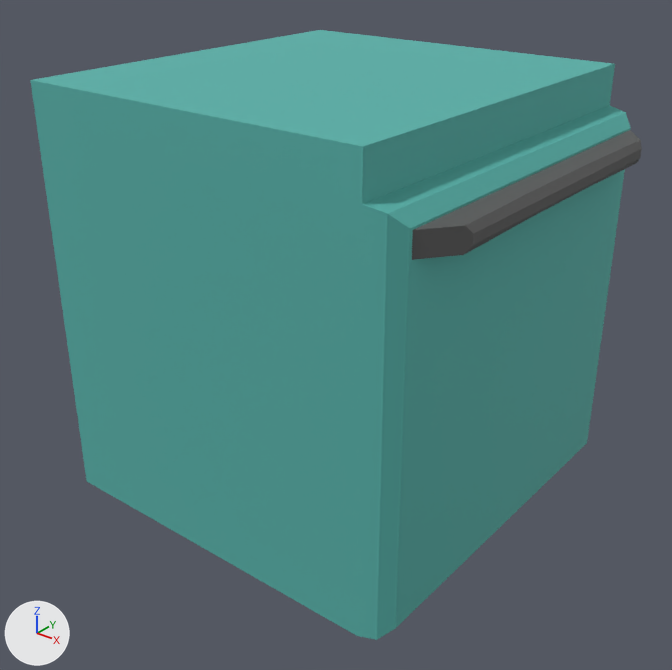
Renders of the FBX model Ripple Effect/Assets/Resources/Models/RoomModels/RE_RKitchenDishwasher.FBX from each side of a commit.
One viewpoint serves both versions: a camera (50 mm lens) standing at (1.59, -2.09, 1.77) and looking at (-0.02, -0.09, 0.53). The axes (+X, +Y, +Z) are drawn at lower left. The lights are the same throughout. Where no turn or scale is listed for an object, it has been applied to the vertices.

Objects in the first picture: 'RE_RKitchenDishwasher'.
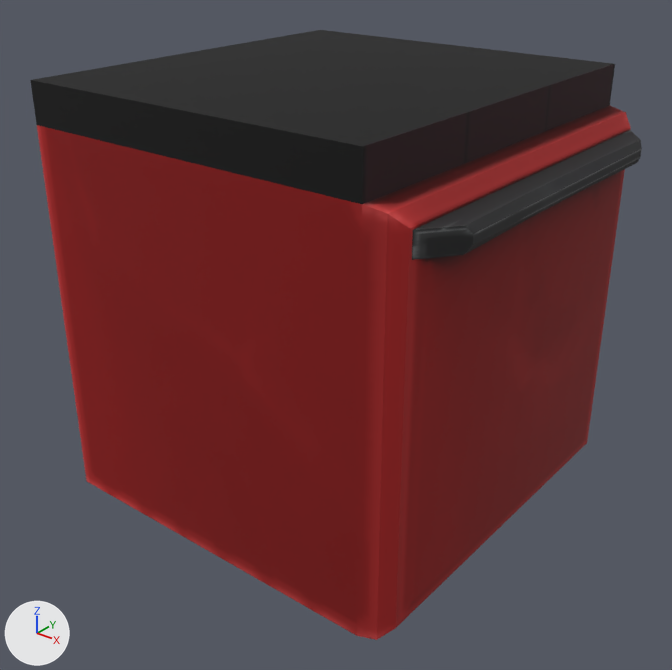
What differs and where, as boxes [x1, y1, x2, y2] in the pictures (672 x 670 px):
'RE_RKitchenDishwasher', surface changed: [30, 30, 642, 640] in both

Diff of the bpy script that builds the scene:
```diff
--- a/Ripple Effect/Assets/Resources/Models/RoomModels/RE_RKitchenDishwasher.FBX.py
+++ b/Ripple Effect/Assets/Resources/Models/RoomModels/RE_RKitchenDishwasher.FBX.py
@@ img_albedo_porcilain_png @@
+img_albedo_porcilain_png = load_image('Albedo_Porcilain.png', '_unpacked/Albedo_Porcilain.png', 1024, 1024, 'sRGB')
@@ img_albedo_metal_png @@
+img_albedo_metal_png = load_image('Albedo_Metal.png', '_unpacked/Albedo_Metal.png', 1024, 1024, 'sRGB')
@@ mat_metal @@
 mat_metal = principled_material('Metal')
-mat_metal.base_color = (0.106, 0.106, 0.106)  # dark grey #5c5c5c
+mat_metal.texture = img_albedo_metal_png  # with its transparency
 mat_metal.roughness = 0.859
@@ mat_porcilain @@
 mat_porcilain = principled_material('Porcilain')
-mat_porcilain.base_color = (0.0941, 0.439, 0.396)  # cyan #56b1a9
+mat_porcilain.texture = img_albedo_porcilain_png  # with its transparency
 mat_porcilain.roughness = 0.859
@@ me_mesh @@
 me_mesh.from_pydata(...)  # 48 vertices, 42 faces; spans x -0.646..0.646, y -0.61..0.61, z 0.002..1.295
 # used by ob_re_rkitchendishwasher; location = (0.0, 0.0, 0.0)
+# me_mesh part 1: texture (UV) coordinates of 42 of 42 faces, centred in x -0.646..0.646, y -0.61..0.61, z 0.002..1.294, changed; they spanned u 0.24..0.99, v 0.06..0.97 and now span u 0.32..1.0, v 0.54..0.89
 me_mesh.materials.append(mat_metal)
```
